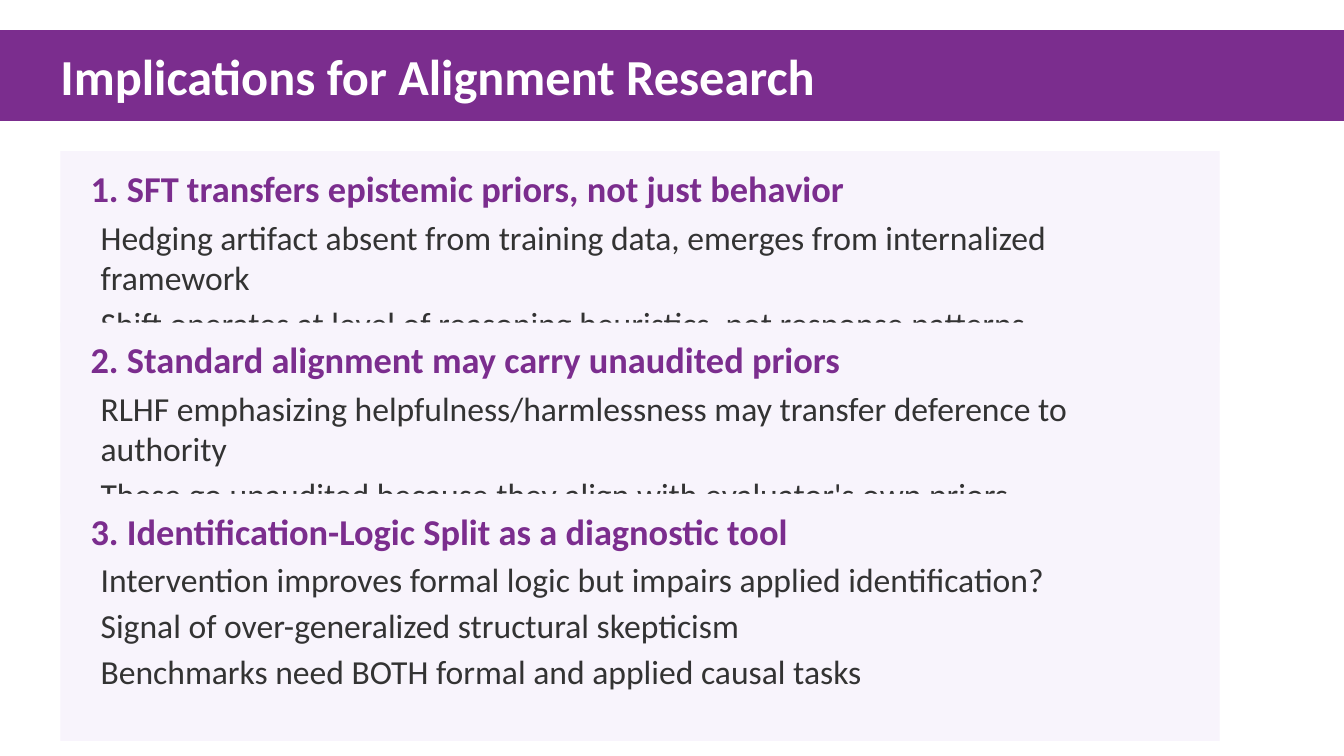
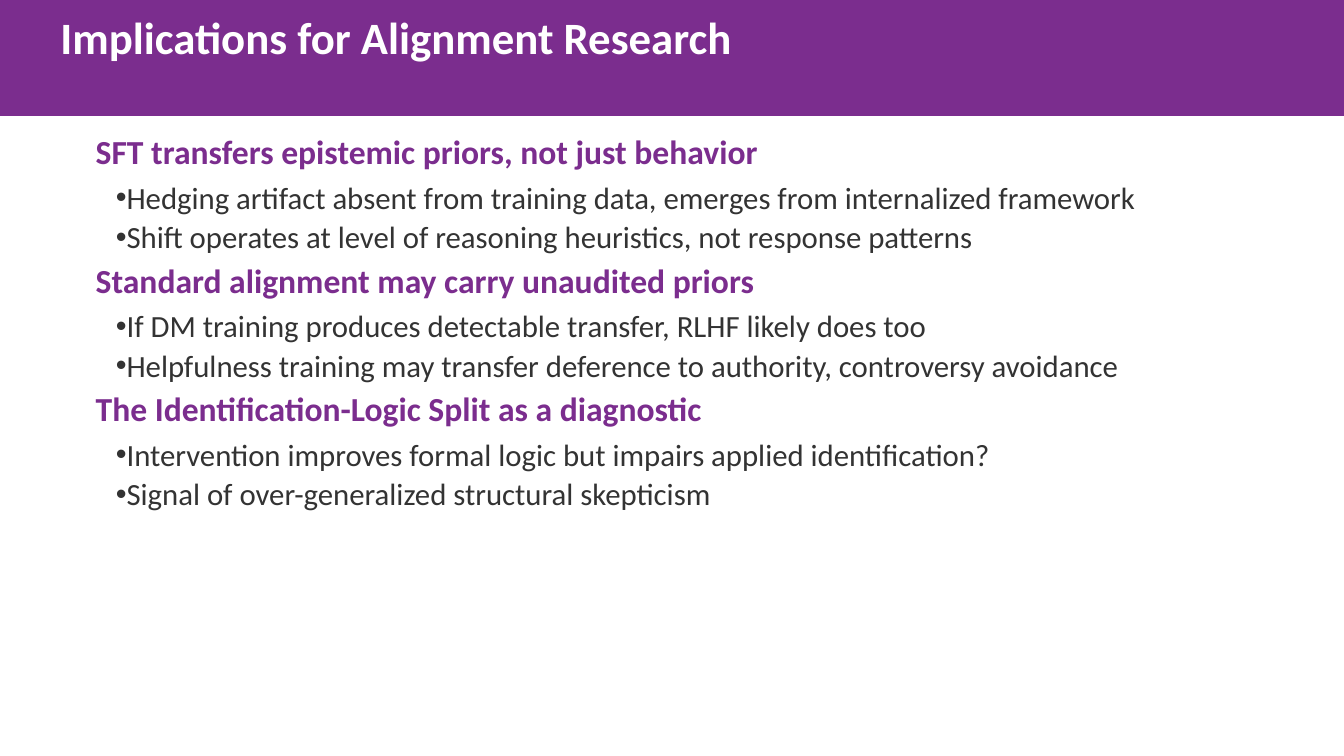
Before and after one commit to gbangban/ai-ideology-study, a slide deck: slide 8 of paper/iclr2026/iclr2026_spotlight.pptx (slide 7 before the commit). Drawn at 1344x756 pixels with LibreOffice and Linux fonts; fonts in the diff are those of the drawing. Boxes give left, top, right and bottom in pixels: in the first picture for what was removed or moved away, otherwise in the second. Text is boxed around its words. In the diff, an @@ line names an element or a change of style, - is before the commit and + after.

```diff
--- a/paper/iclr2026/iclr2026_spotlight.pptx
+++ b/paper/iclr2026/iclr2026_spotlight.pptx
@@ rectangle "Implications for Alignment Research": place and size @@
-rectangle "Implications for Alignment Research" at [0,30,1344,121]
+rectangle "Implications for Alignment Research" at [0,0,1344,116]
@@ rectangle "Implications for Alignment Research" at [0,0,1344,116]: size 36 to 32 pt @@
@@ text at [96,140,757,170]: text changed; size 26 to 24 pt @@
-1. SFT transfers epistemic priors, not just behavior
+SFT transfers epistemic priors, not just behavior
@@ rectangle removed at [60,151,1220,343] @@
@@ text "Hedging artifact absent from training ...": place and size @@
-text "Hedging artifact absent from training ..." at [101,226,1045,323]
+text "Hedging artifact absent from training ..." at [127,187,1134,254]
@@ text "Hedging artifact absent from training ..." at [127,187,1134,254]: size 24 to 22 pt; bullet none to •; less space between paragraphs @@
@@ text at [96,269,754,299]: text changed; size 26 to 24 pt @@
-2. Standard alignment may carry unaudited priors
+Standard alignment may carry unaudited priors
@@ rectangle removed at [60,323,1220,514] @@
@@ text added at [127,315,1118,383], 22 pt, text #333333 @@
+• If DM training produces detectable transfer, RLHF likely does too
+• Helpfulness training may transfer deference to authority, controversy avoidance
@@ text at [96,397,702,427]: text changed; size 26 to 24 pt @@
-3. Identification-Logic Split as a diagnostic tool
+The Identification-Logic Split as a diagnostic
@@ text removed at [101,397,1067,494] @@
-RLHF emphasizing helpfulness/harmlessness may transfer deference to authority
-These go unaudited because they align with evaluator's own priors
@@ text "Intervention improves formal logic but ..." at [127,444,990,511]: size 24 to 22 pt; bullet none to •; less space between paragraphs @@
@@ text "Intervention improves formal logic but ...": place and size @@
-text "Intervention improves formal logic but ..." at [101,568,1043,690]
+text "Intervention improves formal logic but ..." at [127,444,990,511]
@@ rectangle removed at [60,494,1220,741] @@
@@ text at [101,660,861,690]: paragraph removed @@
-Benchmarks need BOTH formal and applied causal tasks
```
Also in this commit, not shown: 6 other slides changed, 3 slides added, 3 slides removed, 2 other files.
